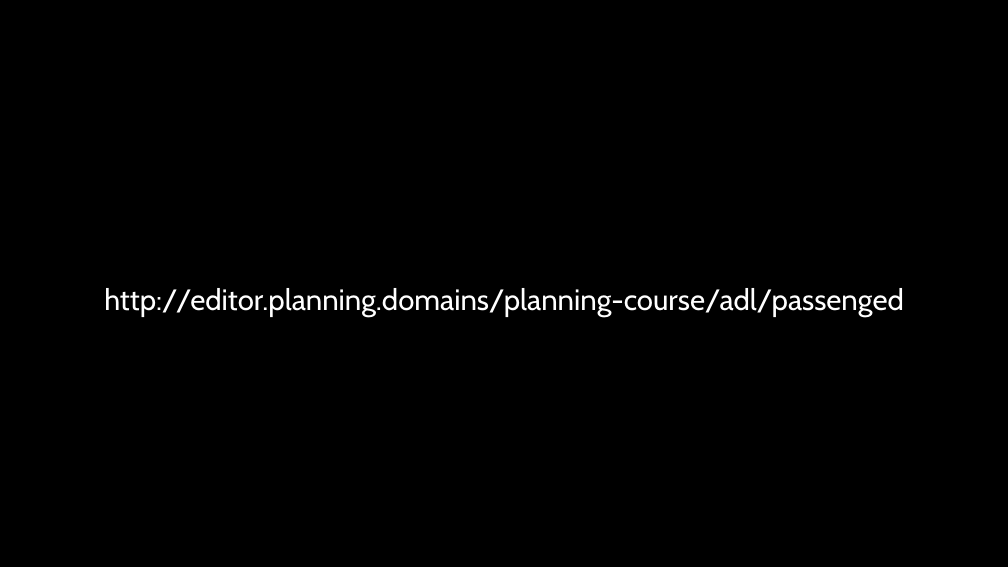
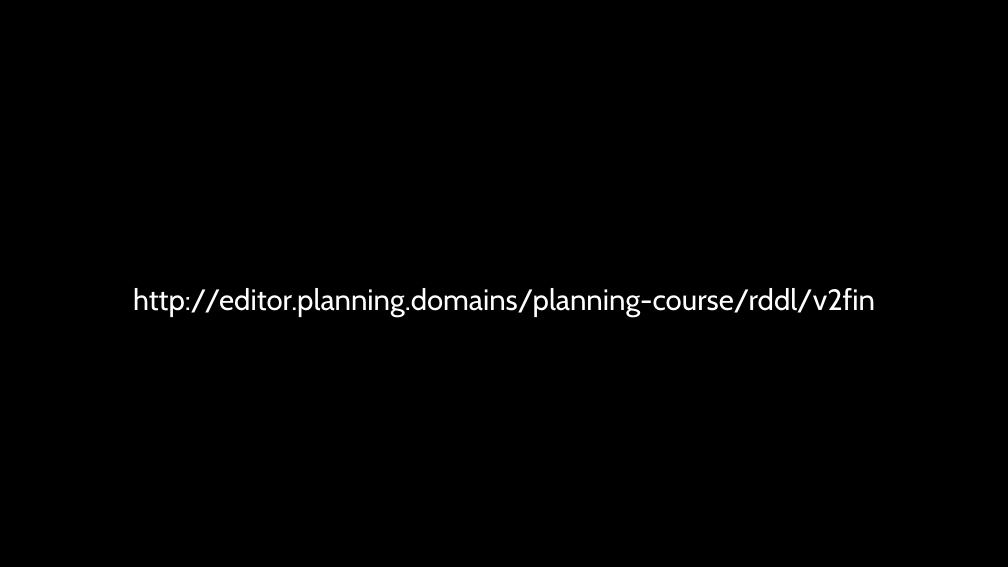
Before and after one commit to AI-Planning/modeling-in-pddl, a slide deck: slide 24 of exercises/cisc-813/rddl/slides.pptx (slide 26 before the commit). Drawn at 1008x567 pixels with LibreOffice and Linux fonts; fonts in the diff are those of the drawing. Boxes give left, top, right and bottom in pixels: in the first picture for what was removed or moved away, otherwise in the second. Text is boxed around its words. In the diff, an @@ line names an element or a change of style, - is before the commit and + after.

Commit message:
Finished up the final rddl tasks.

```diff
--- a/exercises/cisc-813/rddl/slides.pptx
+++ b/exercises/cisc-813/rddl/slides.pptx
@@ text at <box>133,288,875,317</box>: text changed @@
-http://editor.planning.domains/planning-course/adl/passenged
+http://editor.planning.domains/planning-course/rddl/v2fin
```
Also in this commit, not shown: 8 other slides changed, 2 slides removed.
